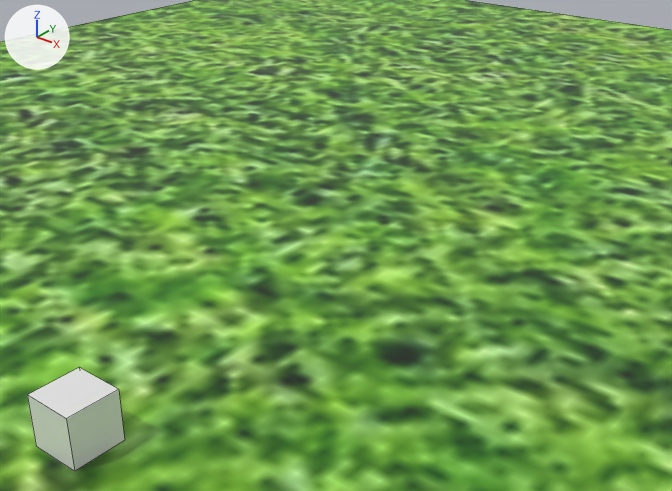
Two versions of the Blender file uiDemo/uiDemo.blend, one commit apart.
The view is the same before and after, from a 50 mm camera at (10.9, -16.98, 9.51) aimed at (0.25, -3.66, 1.25). The axes (+X, +Y, +Z) are drawn at upper left. The lights are the same throughout. Mesh edges are drawn as thin lines.

Objects in the first picture: 'Plane', 'body'.
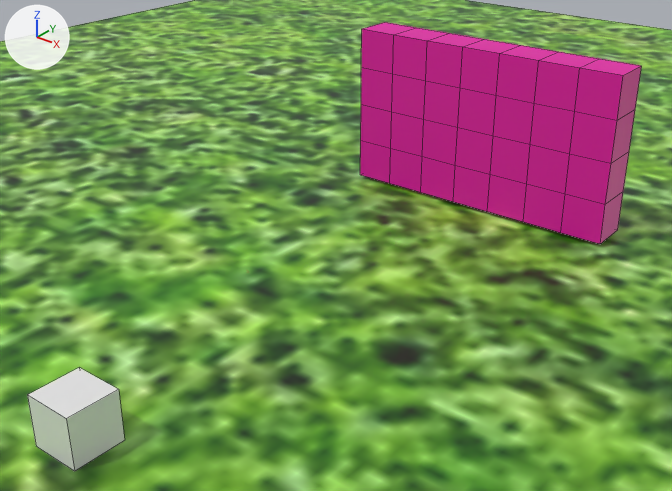
Commit message: improved ui demo

Diff of the bpy script that builds the scene:
```diff
--- a/uiDemo/uiDemo.blend.py
+++ b/uiDemo/uiDemo.blend.py
@@ ob_cube_027 @@
+ob_cube_027 = bpy.data.objects.new('Cube.027', me_cube_028)  # a box spanning x -1.0..1.0, y -1.0..1.0, z -1.0..1.0; in mat_material_003 (pink #e700a9)
+ob_cube_027.location = (3.0, 2.59, 3.6)
+ob_cube_027.scale = (0.5, 0.5, 0.5)
@@ ob_cube_026 @@
+ob_cube_026 = bpy.data.objects.new('Cube.026', me_cube_028.copy())
+ob_cube_026.location = (3.0, 2.59, 2.6)
+ob_cube_026.scale = (0.5, 0.5, 0.5)
@@ ob_cube_025 @@
+ob_cube_025 = bpy.data.objects.new('Cube.025', me_cube_028.copy())
+ob_cube_025.location = (3.0, 2.59, 1.6)
+ob_cube_025.scale = (0.5, 0.5, 0.5)
@@ ob_cube_024 @@
+ob_cube_024 = bpy.data.objects.new('Cube.024', me_cube_028.copy())
+ob_cube_024.location = (3.0, 2.59, 0.6)
+ob_cube_024.scale = (0.5, 0.5, 0.5)
@@ ob_cube_023 @@
+ob_cube_023 = bpy.data.objects.new('Cube.023', me_cube_028.copy())
+ob_cube_023.location = (2.0, 2.59, 3.6)
+ob_cube_023.scale = (0.5, 0.5, 0.5)
@@ ob_cube_022 @@
+ob_cube_022 = bpy.data.objects.new('Cube.022', me_cube_028.copy())
+ob_cube_022.location = (2.0, 2.59, 2.6)
+ob_cube_022.scale = (0.5, 0.5, 0.5)
@@ ob_cube_021 @@
+ob_cube_021 = bpy.data.objects.new('Cube.021', me_cube_028.copy())
+ob_cube_021.location = (2.0, 2.59, 1.6)
+ob_cube_021.scale = (0.5, 0.5, 0.5)
@@ ob_cube_020 @@
+ob_cube_020 = bpy.data.objects.new('Cube.020', me_cube_028.copy())
+ob_cube_020.location = (2.0, 2.59, 0.6)
+ob_cube_020.scale = (0.5, 0.5, 0.5)
@@ ob_cube_019 @@
+ob_cube_019 = bpy.data.objects.new('Cube.019', me_cube_028.copy())
+ob_cube_019.location = (1.0, 2.59, 3.6)
+ob_cube_019.scale = (0.5, 0.5, 0.5)
@@ ob_cube_018 @@
+ob_cube_018 = bpy.data.objects.new('Cube.018', me_cube_028.copy())
+ob_cube_018.location = (1.0, 2.59, 2.6)
+ob_cube_018.scale = (0.5, 0.5, 0.5)
@@ ob_cube_017 @@
+ob_cube_017 = bpy.data.objects.new('Cube.017', me_cube_028.copy())
+ob_cube_017.location = (1.0, 2.59, 1.6)
+ob_cube_017.scale = (0.5, 0.5, 0.5)
@@ ob_cube_016 @@
+ob_cube_016 = bpy.data.objects.new('Cube.016', me_cube_028.copy())
+ob_cube_016.location = (1.0, 2.59, 0.6)
+ob_cube_016.scale = (0.5, 0.5, 0.5)
@@ ob_cube_015 @@
+ob_cube_015 = bpy.data.objects.new('Cube.015', me_cube_028.copy())
+ob_cube_015.location = (-3.0, 2.59, 3.6)
+ob_cube_015.scale = (0.5, 0.5, 0.5)
@@ ob_cube_014 @@
+ob_cube_014 = bpy.data.objects.new('Cube.014', me_cube_028.copy())
+ob_cube_014.location = (-3.0, 2.59, 2.6)
+ob_cube_014.scale = (0.5, 0.5, 0.5)
@@ ob_cube_013 @@
+ob_cube_013 = bpy.data.objects.new('Cube.013', me_cube_028.copy())
+ob_cube_013.location = (-3.0, 2.59, 1.6)
+ob_cube_013.scale = (0.5, 0.5, 0.5)
@@ ob_cube_012 @@
+ob_cube_012 = bpy.data.objects.new('Cube.012', me_cube_028.copy())
+ob_cube_012.location = (-3.0, 2.59, 0.6)
+ob_cube_012.scale = (0.5, 0.5, 0.5)
@@ ob_cube_011 @@
+ob_cube_011 = bpy.data.objects.new('Cube.011', me_cube_028.copy())
+ob_cube_011.location = (-2.0, 2.59, 3.6)
+ob_cube_011.scale = (0.5, 0.5, 0.5)
@@ ob_cube_010 @@
+ob_cube_010 = bpy.data.objects.new('Cube.010', me_cube_028.copy())
+ob_cube_010.location = (-2.0, 2.59, 2.6)
+ob_cube_010.scale = (0.5, 0.5, 0.5)
@@ ob_cube_009 @@
+ob_cube_009 = bpy.data.objects.new('Cube.009', me_cube_028.copy())
+ob_cube_009.location = (-2.0, 2.59, 1.6)
+ob_cube_009.scale = (0.5, 0.5, 0.5)
@@ ob_cube_008 @@
+ob_cube_008 = bpy.data.objects.new('Cube.008', me_cube_028.copy())
+ob_cube_008.location = (-2.0, 2.59, 0.6)
+ob_cube_008.scale = (0.5, 0.5, 0.5)
@@ ob_cube_007 @@
+ob_cube_007 = bpy.data.objects.new('Cube.007', me_cube_028.copy())
+ob_cube_007.location = (-1.0, 2.59, 3.6)
+ob_cube_007.scale = (0.5, 0.5, 0.5)
@@ ob_cube_006 @@
+ob_cube_006 = bpy.data.objects.new('Cube.006', me_cube_028.copy())
+ob_cube_006.location = (-1.0, 2.59, 2.6)
+ob_cube_006.scale = (0.5, 0.5, 0.5)
@@ ob_cube_005 @@
+ob_cube_005 = bpy.data.objects.new('Cube.005', me_cube_028.copy())
+ob_cube_005.location = (-1.0, 2.59, 1.6)
+ob_cube_005.scale = (0.5, 0.5, 0.5)
@@ ob_cube_004 @@
+ob_cube_004 = bpy.data.objects.new('Cube.004', me_cube_028.copy())
+ob_cube_004.location = (-1.0, 2.59, 0.6)
+ob_cube_004.scale = (0.5, 0.5, 0.5)
@@ ob_cube_003 @@
+ob_cube_003 = bpy.data.objects.new('Cube.003', me_cube_028.copy())
+ob_cube_003.location = (0.0, 2.59, 3.6)
+ob_cube_003.scale = (0.5, 0.5, 0.5)
@@ ob_cube_002 @@
+ob_cube_002 = bpy.data.objects.new('Cube.002', me_cube_028.copy())
+ob_cube_002.location = (0.0, 2.59, 2.6)
+ob_cube_002.scale = (0.5, 0.5, 0.5)
@@ ob_cube_001 @@
+ob_cube_001 = bpy.data.objects.new('Cube.001', me_cube_028.copy())
+ob_cube_001.location = (0.0, 2.59, 1.6)
+ob_cube_001.scale = (0.5, 0.5, 0.5)
@@ ob_cube @@
+ob_cube = bpy.data.objects.new('Cube', me_cube_028.copy())
+ob_cube.location = (0.0, 2.59, 0.6)
+ob_cube.scale = (0.5, 0.5, 0.5)
```

What differs and where, as boxes (x1, y1, x2, y2) in the pictures (672 x 491 px):
'Cube.027', added (pink)
    after: (575, 58, 642, 120)
'Cube.026', added (pink)
    after: (570, 110, 635, 163)
'Cube.025', added (pink)
    after: (565, 152, 629, 204)
'Cube.023', added (pink)
    after: (534, 52, 599, 111)
'Cube.024', added (pink)
    after: (561, 192, 623, 244)
'Cube.019', added (pink)
    after: (496, 45, 558, 103)
'Cube.003', added (pink)
    after: (460, 39, 519, 95)
'Cube.007', added (pink)
    after: (426, 33, 482, 88)
'Cube.011', added (pink)
    after: (393, 27, 448, 81)
'Cube.022', added (pink)
    after: (531, 103, 575, 153)
'Cube.021', added (pink)
    after: (527, 144, 570, 194)
'Cube.015', added (pink)
    after: (361, 22, 416, 74)
'Cube.018', added (pink)
    after: (493, 95, 534, 144)
'Cube.020', added (pink)
    after: (523, 184, 565, 233)
'Cube.017', added (pink)
    after: (490, 136, 530, 184)
'Cube.002', added (pink)
    after: (458, 88, 496, 135)
'Cube.016', added (pink)
    after: (487, 174, 527, 222)
'Cube.001', added (pink)
    after: (456, 127, 493, 174)
'Cube.006', added (pink)
    after: (424, 81, 460, 127)
'Cube', added (pink)
    after: (453, 165, 490, 211)
'Cube.005', added (pink)
    after: (422, 119, 458, 165)
'Cube.010', added (pink)
    after: (392, 74, 426, 119)
'Cube.004', added (pink)
    after: (421, 156, 455, 201)
'Cube.009', added (pink)
    after: (391, 112, 424, 156)
'Cube.014', added (pink)
    after: (361, 67, 393, 112)
'Cube.008', added (pink)
    after: (390, 148, 422, 192)
'Cube.013', added (pink)
    after: (361, 104, 392, 148)
'Cube.012', added (pink)
    after: (360, 140, 391, 183)
